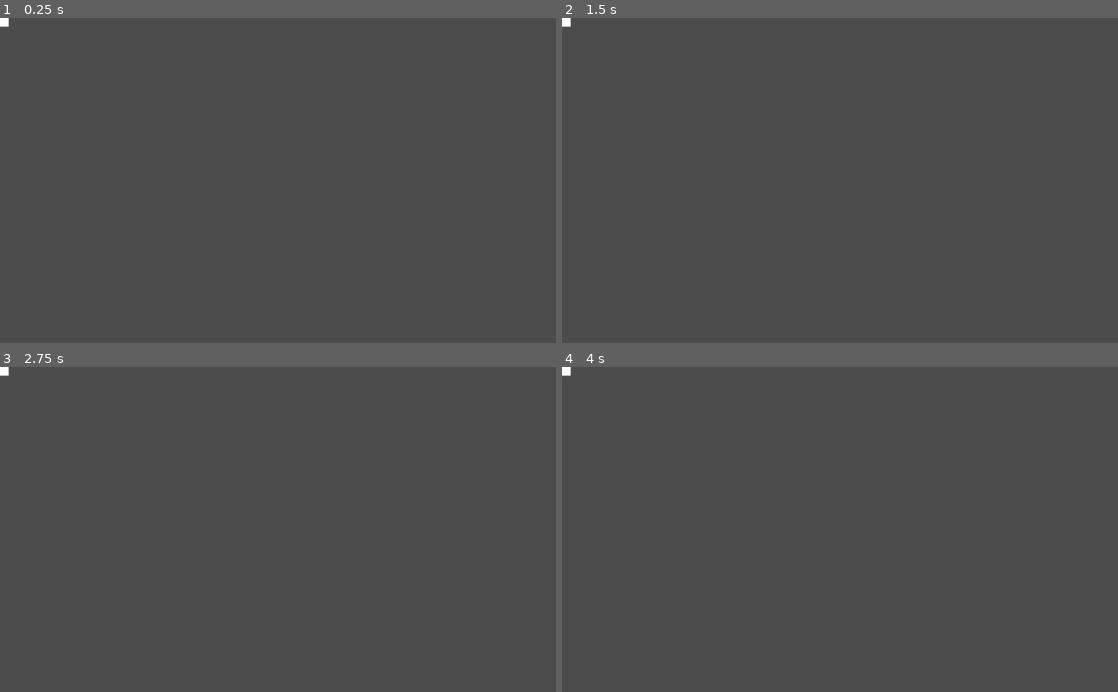
Above: before the commit, frames 1-4 (two rows, left to right).
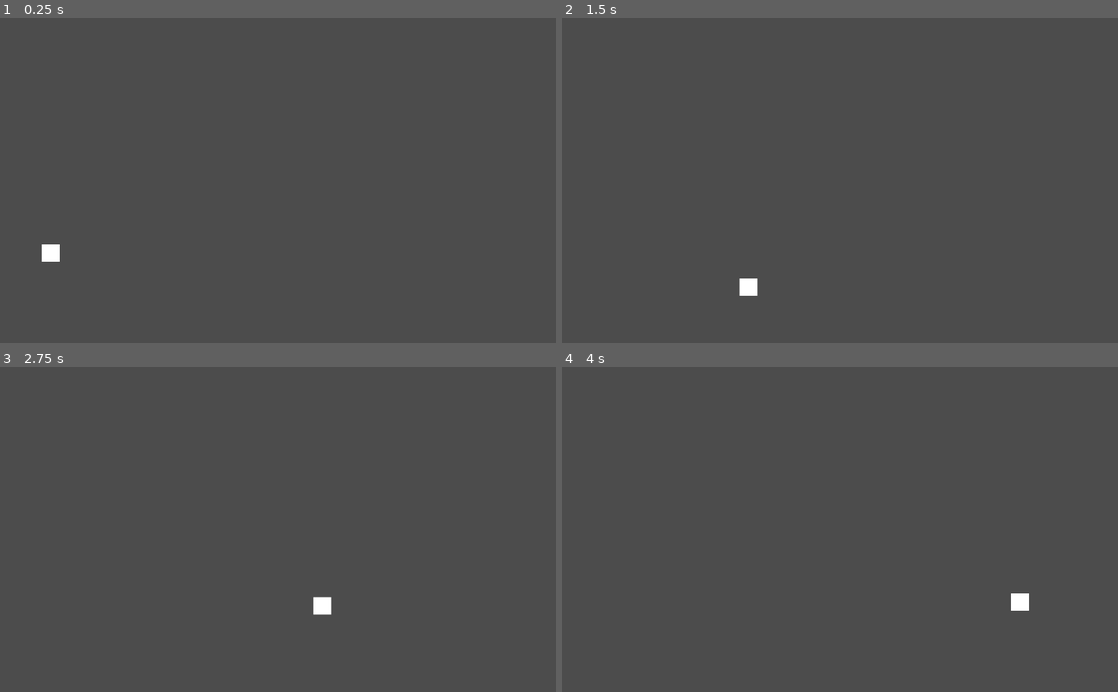
Above: after the commit, the same moments.

Repository: jjmontes/Indie-Dev-Jam-Es-10
Game: Godot game, scene res://Scenes/Game.tscn
Same seed, same stepped clock (60 frames per second), same inputs: the game is played once before the commit and once after it.
Inputs:
- Up to frame 1 (0.25 s): no input
- Up to frame 2 (1.5 s): hold Ctrl 0.53-1.28 s; tap Space at 0.77, 0.8, 1.07, 1.35 s
- Up to frame 3 (2.75 s): tap Space at 1.52, 1.82, 2.3 s; tap Ctrl at 1.55 s; hold Ctrl from 2.03 s (still down)
- Up to frame 4 (4 s): release Ctrl at 2.78 s; tap Ctrl at 2.85 s; tap Space at 3.02, 3.32 s; hold Space from 3.53 s (still down)

The runs differ from the first frame. In frame 1, 0.2% of the frame differs, in the area x 0-11%, y 0-75%; in frame 2, 0.2%; in frame 3, 0.2%, in the area x 0-60%, y 0-77%; in frame 4, 0.2%.

Commit message:
Se agrega movimiento al Player

Diff:
--- a/Scenes/Game.tscn
+++ b/Scenes/Game.tscn
@@ -1,7 +1,20 @@
-[gd_scene load_steps=2 format=2]
+[gd_scene load_steps=3 format=2]
 
 [ext_resource path="res://Scenes/Player.tscn" type="PackedScene" id=1]
+
+[sub_resource type="RectangleShape2D" id=1]
+extents = Vector2( 418.526, 10 )
 
 [node name="Game" type="Node2D"]
 
 [node name="Player" parent="." instance=ExtResource( 1 )]
+position = Vector2( 43.2632, 394.316 )
+
+[node name="StaticBody2D" type="StaticBody2D" parent="."]
+position = Vector2( 420, 523.158 )
+__meta__ = {
+"_edit_group_": true
+}
+
+[node name="CollisionShape2D" type="CollisionShape2D" parent="StaticBody2D"]
+shape = SubResource( 1 )
--- a/Scripts/Player.gd
+++ b/Scripts/Player.gd
@@ -1,7 +1,25 @@
 extends KinematicBody2D
+
+var walk_speed = 200
+var jump_speed = -400
+var gravity = 1200
+var jumping = false
+var velocity = Vector2()
+
+func _get_input():
+	velocity.x = walk_speed
+	if Input.is_key_pressed(KEY_SPACE) && !jumping && is_on_floor():
+		jumping = true
+		velocity.y = jump_speed
+	elif Input.is_key_pressed(KEY_CONTROL):
+		print ("punch")
 
 func _ready():
 	pass
 
 func _physics_process(delta):
-	pass
+	_get_input()
+	velocity.y += delta * gravity
+	if jumping && is_on_floor():
+		jumping = false
+	velocity = move_and_slide(velocity, Vector2.UP)
